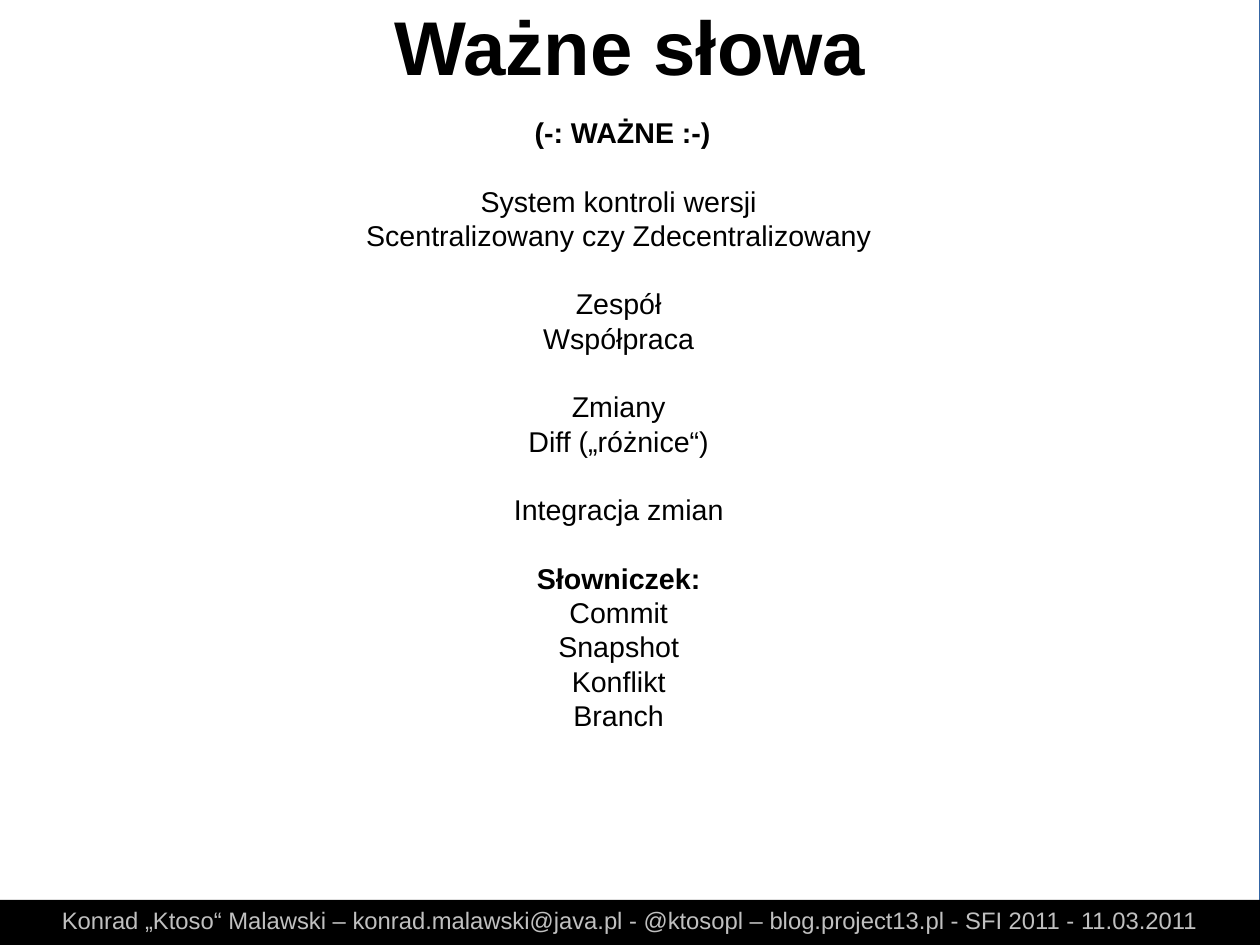
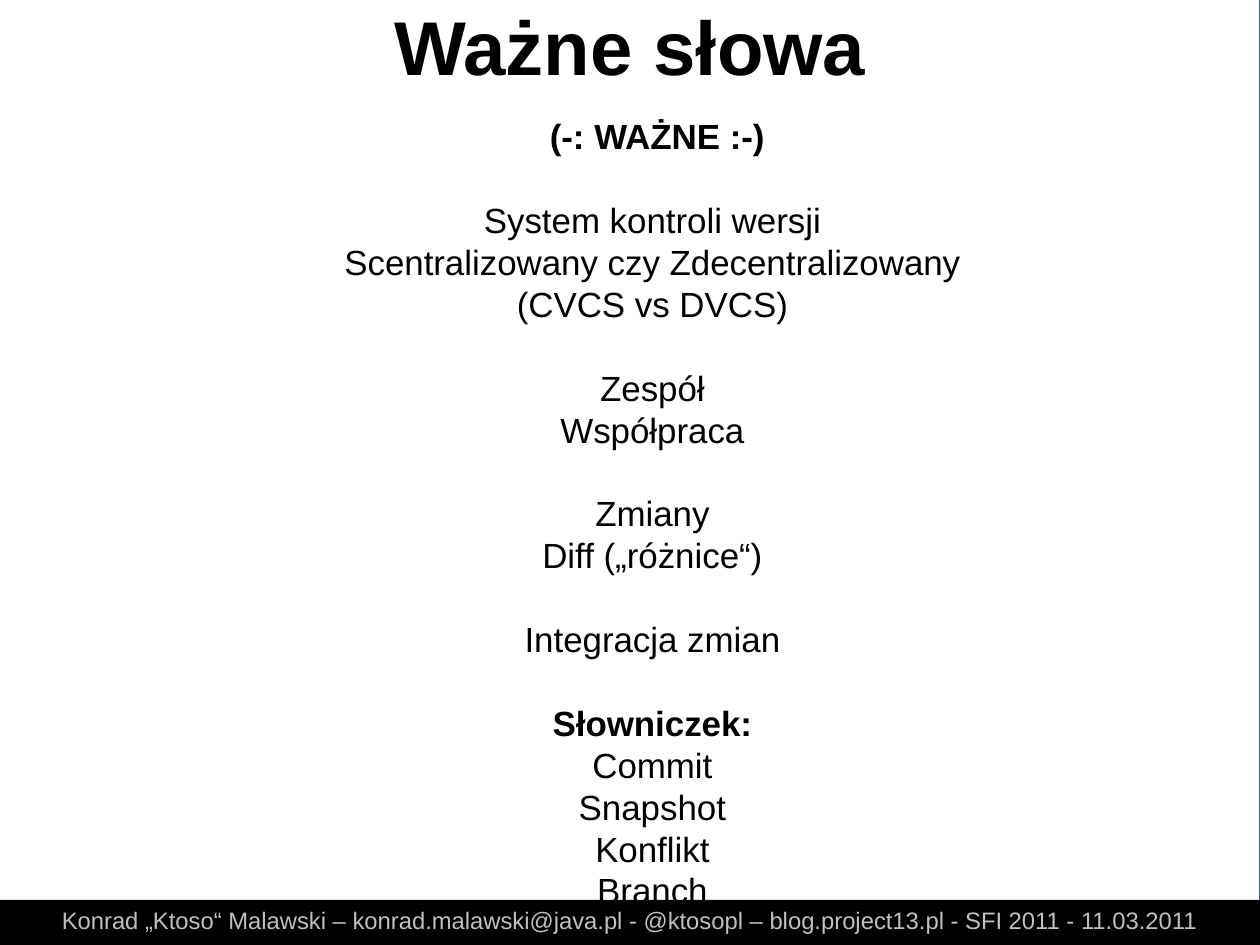
Before and after one commit to ktoso/git-presentation, a slide deck: slide 7 of slides.odp. Drawn at 1260x945 pixels with LibreOffice and Linux fonts; fonts in the diff are those of the drawing. Boxes give left, top, right and bottom in pixels: in the first picture for what was removed or moved away, otherwise in the second. Text is boxed around its words. In the diff, an @@ line names an element or a change of style, - is before the commit and + after.

```diff
--- a/slides.odp
+++ b/slides.odp
@@ text "(-: WAŻNE :-)": place and size @@
-text "(-: WAŻNE :-)" at bbox=[366, 121, 871, 693]
+text "(-: WAŻNE :-)" at bbox=[344, 121, 961, 863]
@@ text at bbox=[344, 121, 961, 863]: size 18 to 22 pt @@
@@ text at bbox=[517, 291, 787, 324]: paragraph added @@
+(CVCS vs DVCS)
```
Also in this commit, not shown: 8 slides added, 11 other files.
